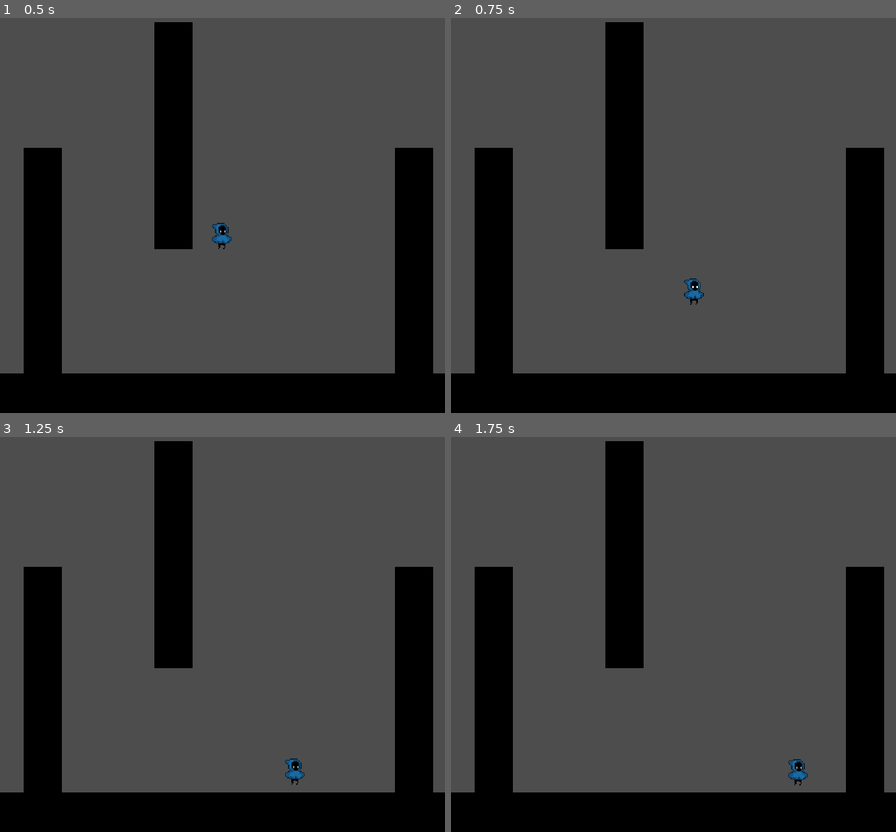
Above: before the commit, frames 1-4 (two rows, left to right).
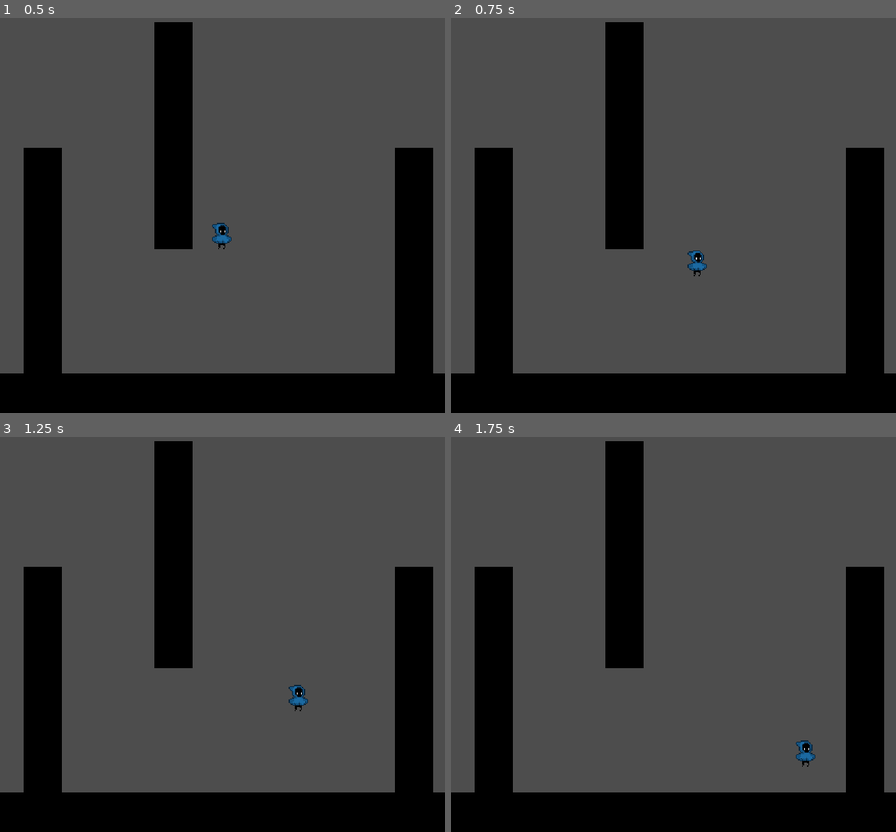
Above: after the commit, the same moments.

Repository: 0308612/2D-Metroidvania-Game-Prototype
Game: Godot game, scene res://scenes/opening_room.tscn
Same seed, same stepped clock (60 frames per second), same inputs: the game is played once before the commit and once after it.
Inputs:
- Up to frame 1 (0.5 s): no input
- Up to frame 2 (0.75 s): hold D (move right) from 0.53 s (still down); tap Shift (dash, bound only after the commit) at 0.6 s
- Up to frame 3 (1.25 s): keep holding D (move right); tap Space (jump) at 0.77, 0.8, 1.07 s
- Up to frame 4 (1.75 s): keep holding D (move right); tap Space (jump) at 1.35, 1.52 s; tap Shift (dash, bound only after the commit) at 1.55 s

Frame 1 is identical in both runs. In frame 2, 0.4% of the frame differs, in the area x 52-58%, y 58-73%; in frame 3, 0.4%, in the area x 64-70%, y 62-89%; in frame 4, 0.4%.

Commit message:
added dashing and wall jumping

Diff:
--- a/2d-metroidvania-game-prototype/project.godot
+++ b/2d-metroidvania-game-prototype/project.godot
@@ -52,7 +52,7 @@
 }
 attack={
 "deadzone": 0.2,
-"events": [Object(InputEventMouseButton,"resource_local_to_s …(136 unchanged characters)… alse,"button_mask":1,"position":Vector2(66, 20),"global_position":Vector2(75, 68),"factor":1.0,"button_index":1,"canceled":false,"pressed":true,"double_click":true,"script":null)
+"events": [Object(InputEventMouseButton,"resource_local_to_s …(136 unchanged characters)… alse,"button_mask":1,"position":Vector2(126, 19),"global_position":Vector2(135, 67),"factor":1.0,"button_index":1,"canceled":false,"pressed":true,"double_click":false,"script":null)
 , Object(InputEventJoypadButton,"resource_local_to_scene":false,"resource_name":"","device":-1,"button_index":2,"pressure":0.0,"pressed":false,"script":null)
 ]
 }
@@ -60,6 +60,19 @@
 "deadzone": 0.2,
 "events": [Object(InputEventKey,"resource_local_to_scene":false,"resource_name":"","device":-1,"window_id":0,"alt_press …(191 unchanged characters)…
 , Object(InputEventJoypadButton,"resource_local_to_scene":false,"resource_name":"","device":-1,"button_index":0,"pressure":0.0,"pressed":false,"script":null)
+]
+}
+"cast spell"={
+"deadzone": 0.2,
+"events": [Object(InputEventMouseButton,"resource_local_to_scene":false,"resource_name":"","device":-1,"window_id":0,"alt_pressed":false,"shift_pressed":false,"ctrl_pressed":false,"meta_pressed":false,"button_mask":2,"position":Vector2(97, 19),"global_position":Vector2(106, 67),"factor":1.0,"button_index":2,"canceled":false,"pressed":true,"double_click":false,"script":null)
+, Object(InputEventJoypadButton,"resource_local_to_scene":false,"resource_name":"","device":-1,"button_index":1,"pressure":0.0,"pressed":false,"script":null)
+, Object(InputEventJoypadButton,"resource_local_to_scene":false,"resource_name":"","device":-1,"button_index":10,"pressure":0.0,"pressed":false,"script":null)
+]
+}
+dash={
+"deadzone": 0.2,
+"events": [Object(InputEventJoypadMotion,"resource_local_to_scene":false,"resource_name":"","device":-1,"axis":4,"axis_value":1.0,"script":null)
+, Object(InputEventKey,"resource_local_to_scene":false,"resource_name":"","device":-1,"window_id":0,"alt_pressed":false,"shift_pressed":false,"ctrl_pressed":false,"meta_pressed":false,"pressed":false,"keycode":0,"physical_keycode":4194325,"key_label":0,"unicode":0,"location":0,"echo":false,"script":null)
 ]
 }
 
--- a/2d-metroidvania-game-prototype/scripts/player_controller.gd
+++ b/2d-metroidvania-game-prototype/scripts/player_controller.gd
@@ -25,8 +25,21 @@
 @export var Wall_force_y:float = -1700.0
 var is_wall_jumping:bool = false
 
+@export_category("Dash Variables")
+@export var Dash_Speed:float = 2000.0
+@export var Facing_Right:bool = true
+@export var Dash_Gravity:float = 0.0
+var Dash_number:int = 1
+var Dash_key_is_pressed:bool = false
+var is_dashing:bool = false
+var dash_timer = Timer
+
 func _physics_process(delta: float) -> void:
-	velocity.y += Gravity * delta
+	if is_dashing == false:
+		velocity.y += Gravity * delta
+	elif is_dashing == true:
+		velocity.y = Dash_Gravity
+
 	Horizontal_Movement()
 	Animations()
 	flip()
@@ -36,12 +49,17 @@
 	move_and_slide()
 
 func Horizontal_Movement():
-	Movement = Input.get_axis("move left", "move right")
+	if is_wall_jumping == false:
+		Movement = Input.get_axis("move left", "move right")
 
-	if Movement:
-		velocity.x = Movement * Move_Speed
-	else:
-		velocity.x = move_toward(velocity.x, 0, Move_Speed * Deceleration)
+		if Movement:
+			velocity.x = Movement * Move_Speed
+		else:
+			velocity.x = move_toward(velocity.x, 0, Move_Speed * Deceleration)
+	if Input.is_action_just_pressed("dash") and Dash_key_is_pressed == false:
+		Dash_number -= 1
+		Dash_key_is_pressed = true
+		dash()
 
 func Animations():
 	if velocity.x != 0 and is_on_floor():
@@ -57,9 +75,11 @@
 
 func flip():
 	if velocity.x > 0.0:
+		Facing_Right = true
 		scale.x = scale.y * 1
 		Wall_force_x = 1500.0
 	elif velocity.x < 0.0:
+		Facing_Right = false
 		scale.x = scale.y * -1
 		Wall_force_x = -1500.0
 
@@ -91,7 +111,32 @@
 	if is_on_wall_only():
 		velocity.y = 400
 		if Input.is_action_just_pressed("jump"):
-			if ray_cast_left.is_colliding():
-				velocity = Vector2(Wall_force_x, Wall_force_y)
 			if ray_cast_right.is_colliding():
 				velocity = Vector2(-Wall_force_x, Wall_force_y)
+				wall_jumping()
+
+func wall_jumping():
+	is_wall_jumping = true
+	await get_tree().create_timer(0.12).timeout
+	is_wall_jumping = false
+
+func dash():
+	if Dash_key_is_pressed:
+		is_dashing = true
+	else:
+		is_dashing = false
+	if Facing_Right == true:
+		velocity.x = Dash_Speed
+		dash_started()
+	else:
+		velocity.x -= Dash_Speed
+		dash_started()
+
+func dash_started():
+	if is_dashing:
+		Dash_key_is_pressed = true
+		await get_tree().create_timer(0.3).timeout
+		is_dashing = false
+		Dash_key_is_pressed = false
+	else:
+		return
